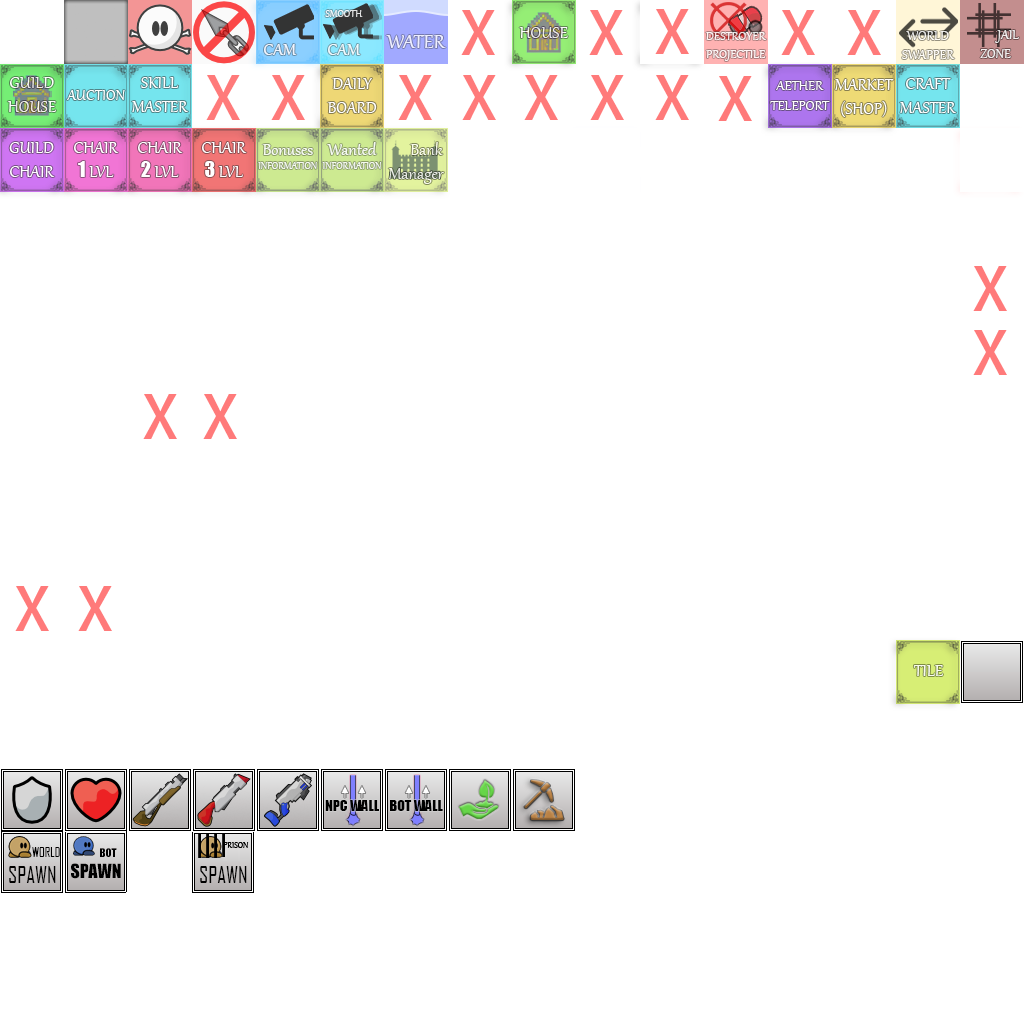
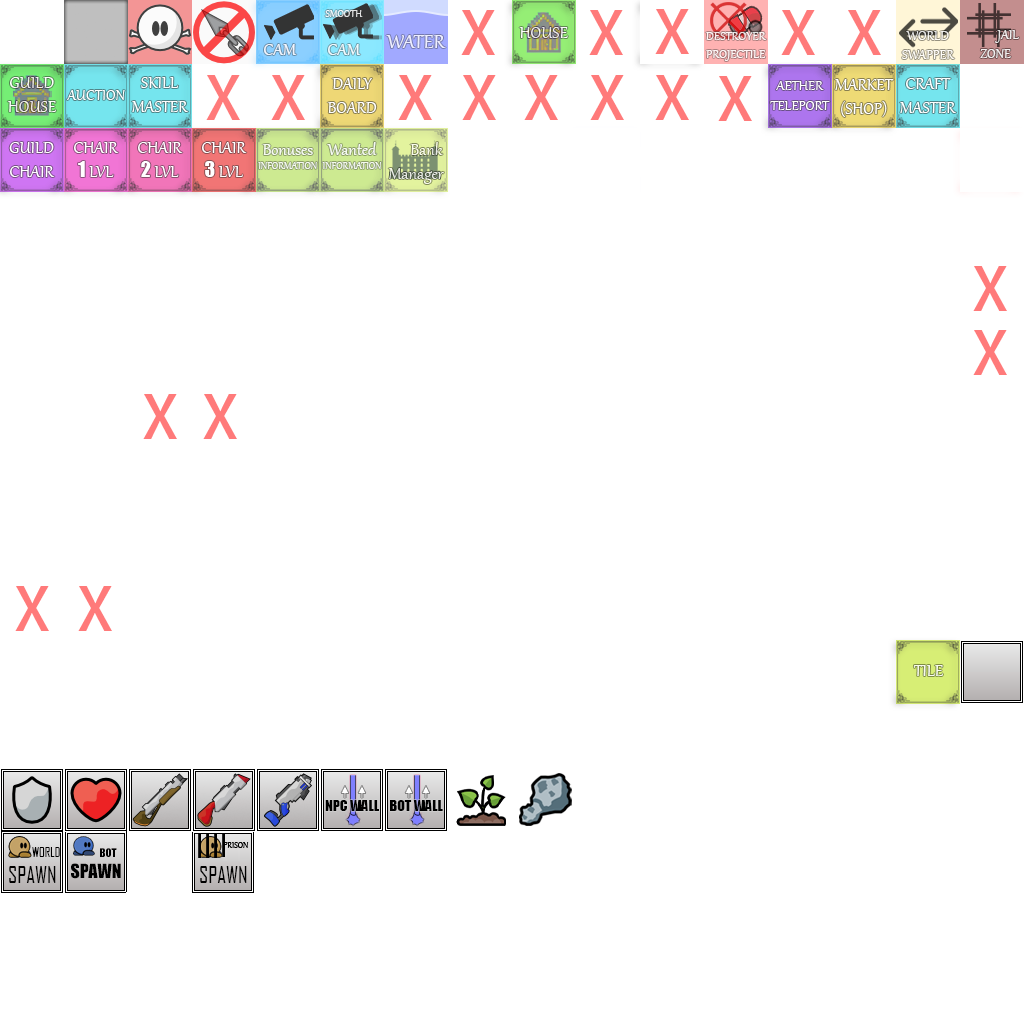
Layers edited between the first and the second 1024px x 1024px image:
added layer "Gatherning" above "Entities" over [448, 769, 575, 831]
painted on "Entities" over [448, 769, 575, 831]
